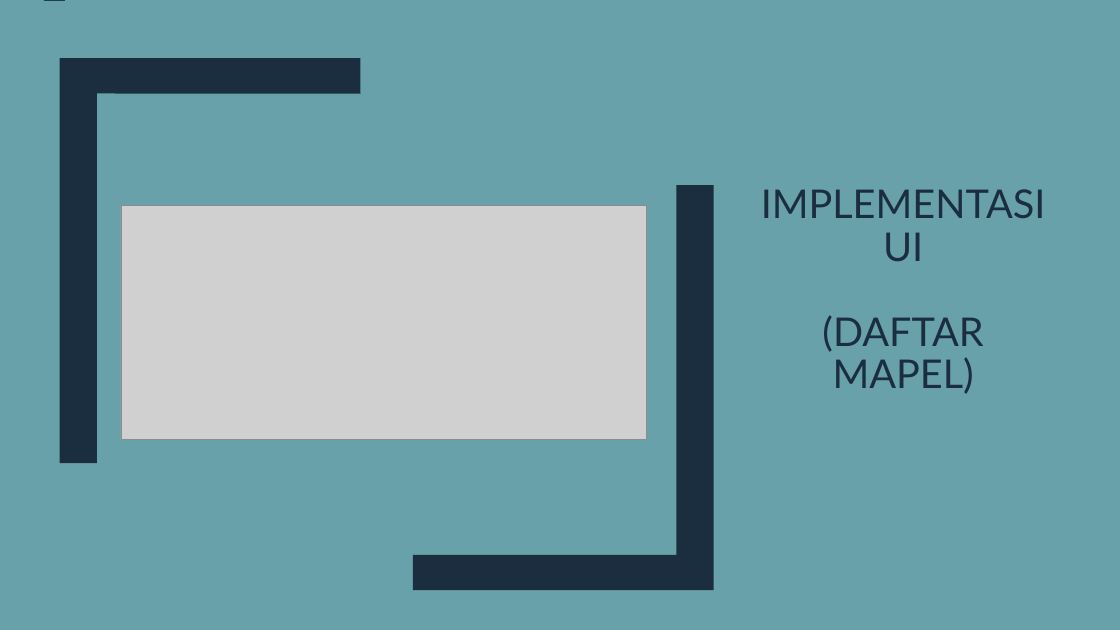
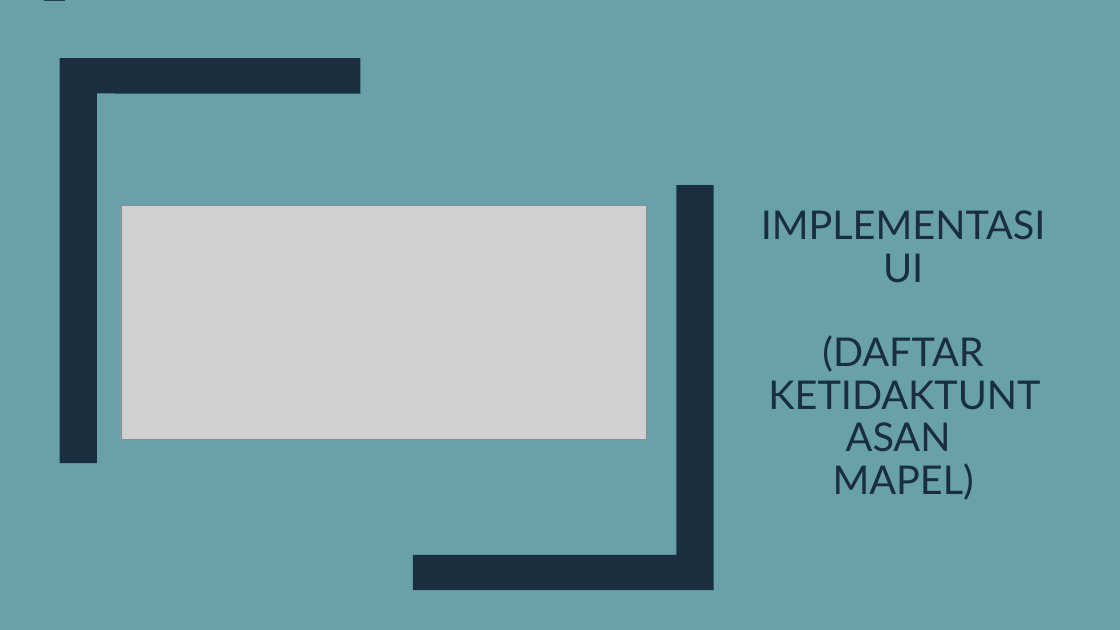
Before and after one commit to danielzalukhu/taubaya, a slide deck: slide 22 of document/LSTA/160716053_DanielBualaKristoZalukhu_PPT.pptx. Drawn at 1120x630 pixels with LibreOffice and Linux fonts; fonts in the diff are those of the drawing; grey boxes stand for pictures. Boxes give left, top, right and bottom in pixels: in the first picture for what was removed or moved away, otherwise in the second. Text is boxed around its words. In the diff, an @@ line names an element or a change of style, - is before the commit and + after.

```diff
--- a/document/LSTA/160716053_DanielBualaKristoZalukhu_PPT.pptx
+++ b/document/LSTA/160716053_DanielBualaKristoZalukhu_PPT.pptx
@@ title at (761, 210, 1046, 500): text changed @@
-IMPLEMENTASI UI
-(DAFTAR MAPEL)
+IMPLEMENTASI UI
+(DAFTAR KETIDAKTUNTASAN
+MAPEL)
```
Also in this commit, not shown: 9 other slides changed, 1 slide added, 28 other files.
